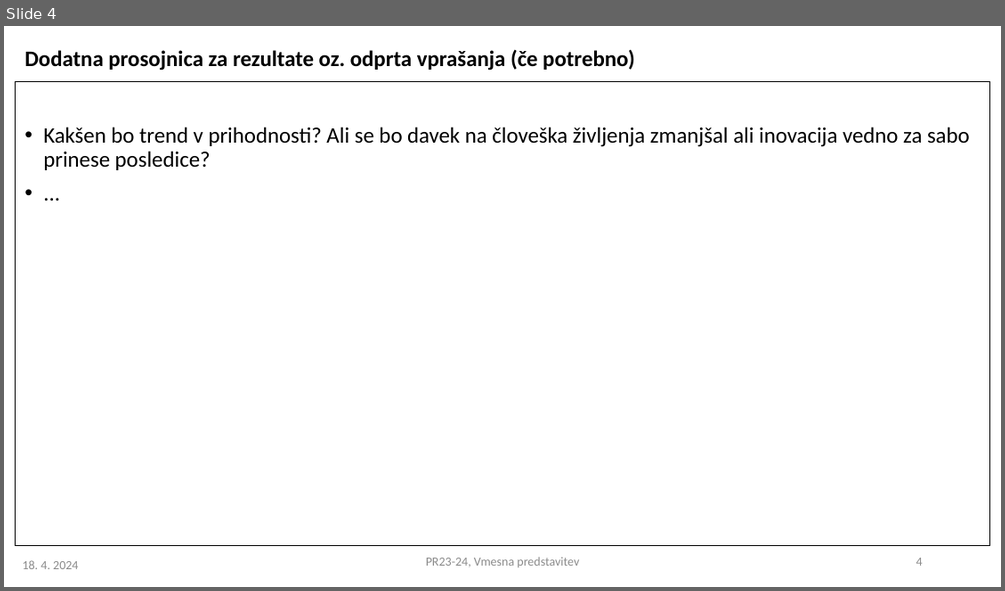
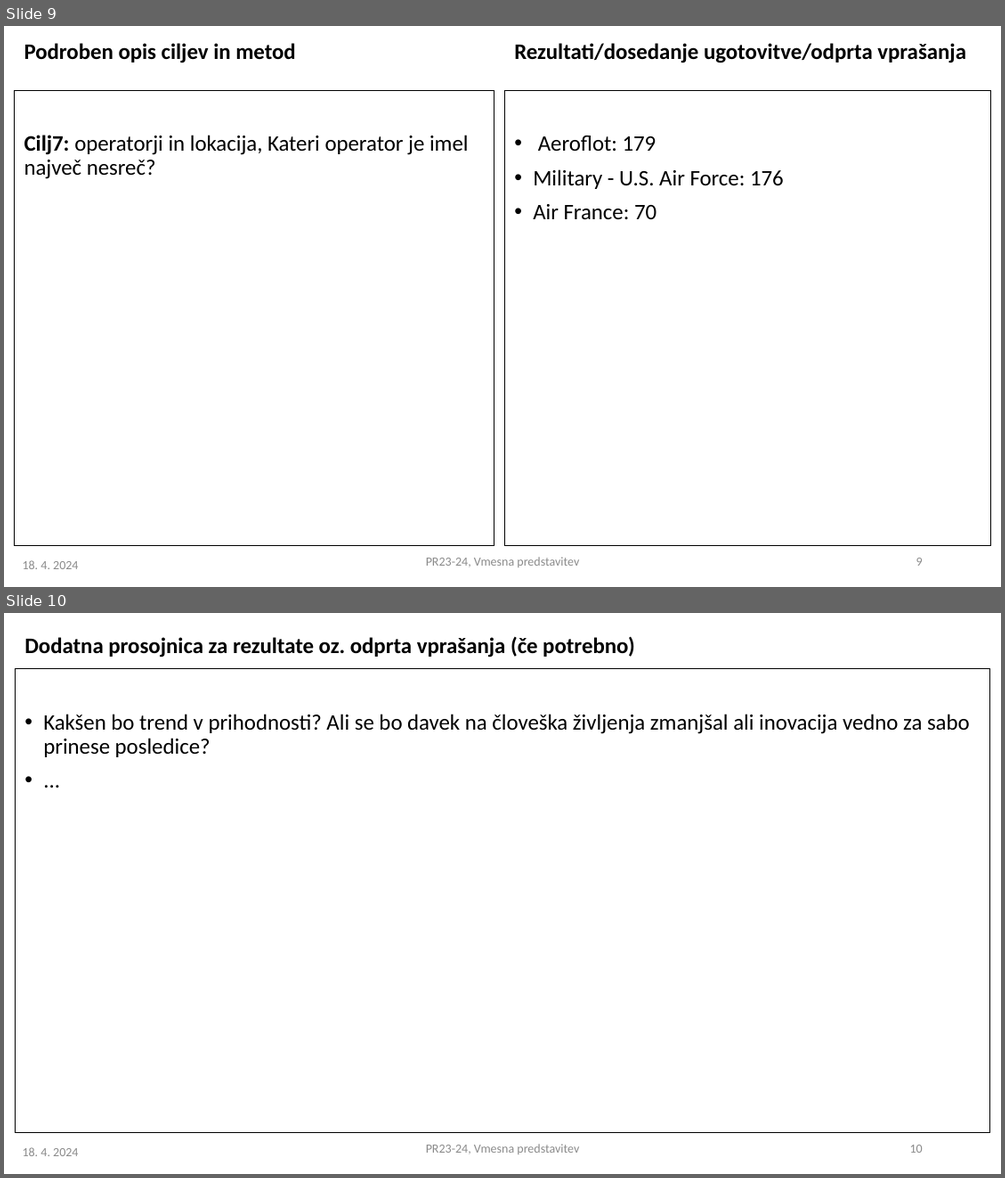
Before and after one commit to aljaztravnik/PR24ATJSBDKJNK, a slide deck: PR2023-24_vmesna_7.pptx. Shown one above the other, each under a label of ours: slide 4 before the commit, slides 9 and 10 after it. The pictures are 1005x591 and 1005x1178 pixels, drawn with LibreOffice and Linux fonts; fonts in the diff are those of the drawing. Boxes give left, top, right and bottom in pixels: in the first picture for what was removed or moved away, otherwise in the second. Text is boxed around its words. In the diff, an @@ line names an element or a change of style, - is before the commit and + after.

Commit message:
predstavitev

```diff
--- a/PR2023-24_vmesna_7.pptx
+++ b/PR2023-24_vmesna_7.pptx
@@ slide 9 added at (x1=4, y1=26, x2=1001, y2=587), background #FFFFFF @@
@@ text added at (x1=24, y1=43, x2=296, y2=63), 16 pt, text #000000, bold @@
+Podroben opis ciljev in metod
@@ text added at (x1=514, y1=43, x2=966, y2=63), 16 pt, text #000000, bold @@
+Rezultati/dosedanje ugotovitve/odprta vprašanja
@@ text added at (x1=14, y1=90, x2=494, y2=546), outline #000000 0.75 pt, 16 pt, text #000000 @@
+Cilj7: operatorji in lokacija, Kateri operator je imel največ nesreč?
@@ text added at (x1=504, y1=90, x2=991, y2=546), outline #000000 0.75 pt, 16 pt, text #000000 @@
+• Aeroflot: 179
+• Military - U.S. Air Force: 176
+• Air France: 70
@@ text added at (x1=426, y1=556, x2=579, y2=567), 9 pt, text #8C8C8C @@
+PR23-24, Vmesna predstavitev
@@ page number added at (x1=916, y1=557, x2=922, y2=565), 9 pt, text #8C8C8C @@
+9
@@ text added at (x1=23, y1=560, x2=78, y2=569), 9 pt, text #8C8C8C @@
+18. 4. 2024
@@ what was slide 4 is now slide 10 @@
@@ page number at (x1=910, y1=1144, x2=922, y2=1152): text changed @@
-4
+10
```
Also in this commit, not shown: 3 slides changed, 5 other slides added, 1 other file.
